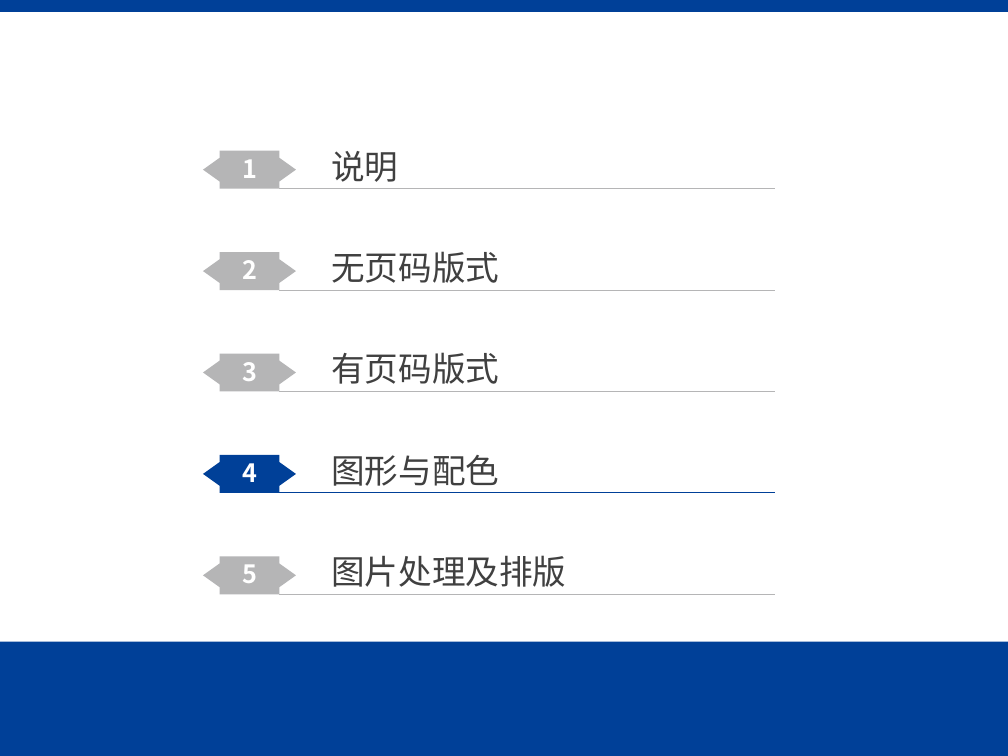
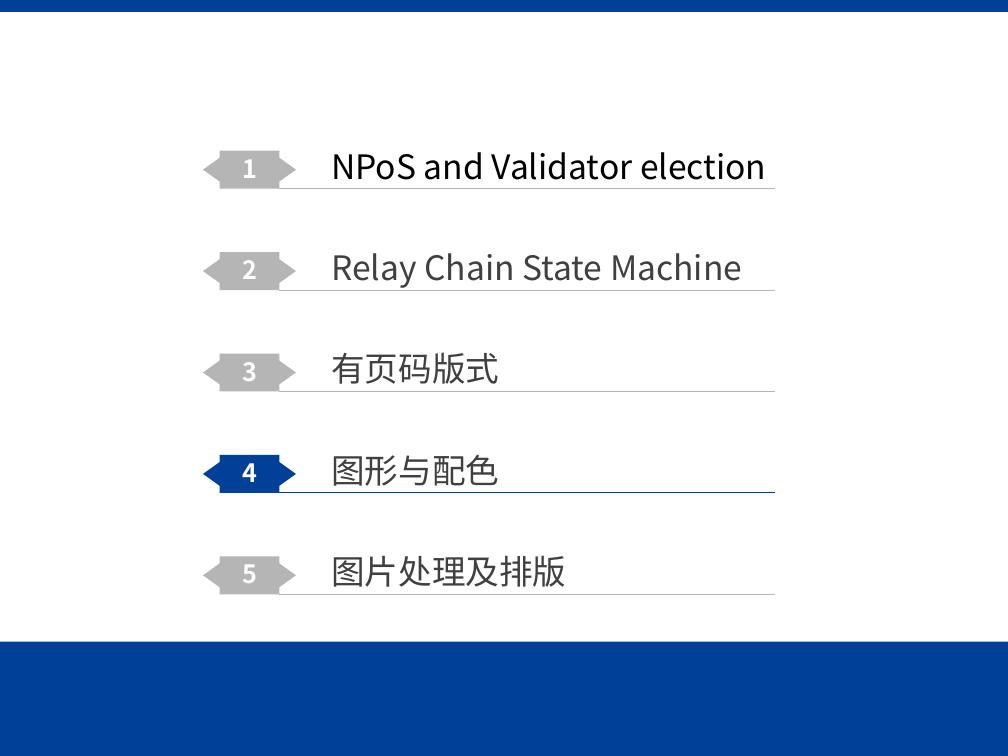
Before and after one commit to Voidkai/Polkadot, a slide deck: slide 13 of Polkadot-PPT.pptx (slide 9 before the commit). Drawn at 1008x756 pixels with LibreOffice and Linux fonts; fonts in the diff are those of the drawing; background and template pictures are left out. Boxes give left, top, right and bottom in pixels: in the first picture for what was removed or moved away, otherwise in the second. Text is boxed around its words. In the diff, an @@ line names an element or a change of style, - is before the commit and + after.

```diff
--- a/Polkadot-PPT.pptx
+++ b/Polkadot-PPT.pptx
@@ text removed at [331,151,398,182] @@
-说明
@@ text added at [331,152,766,180], 24 pt, text #000000 @@
+NPoS and Validator election
@@ text at [331,253,742,288]: text changed @@
-无页码版式
+Relay Chain State Machine
```
Also in this commit, not shown: 8 other slides changed, 4 slides added, 3 other files.
